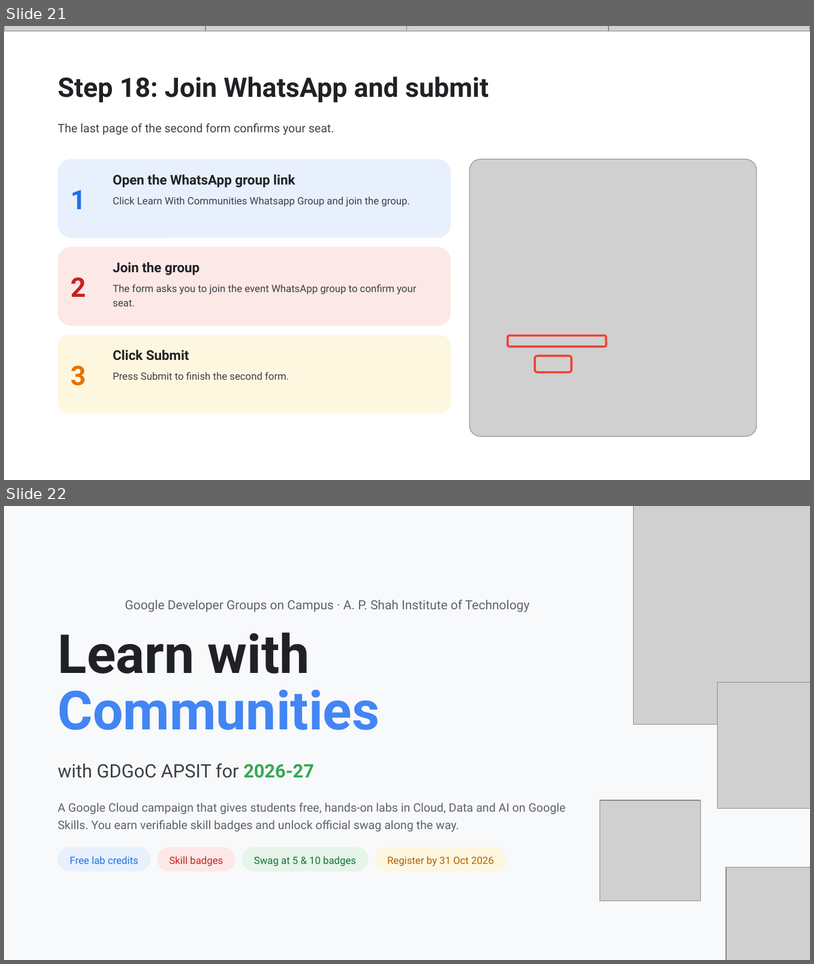
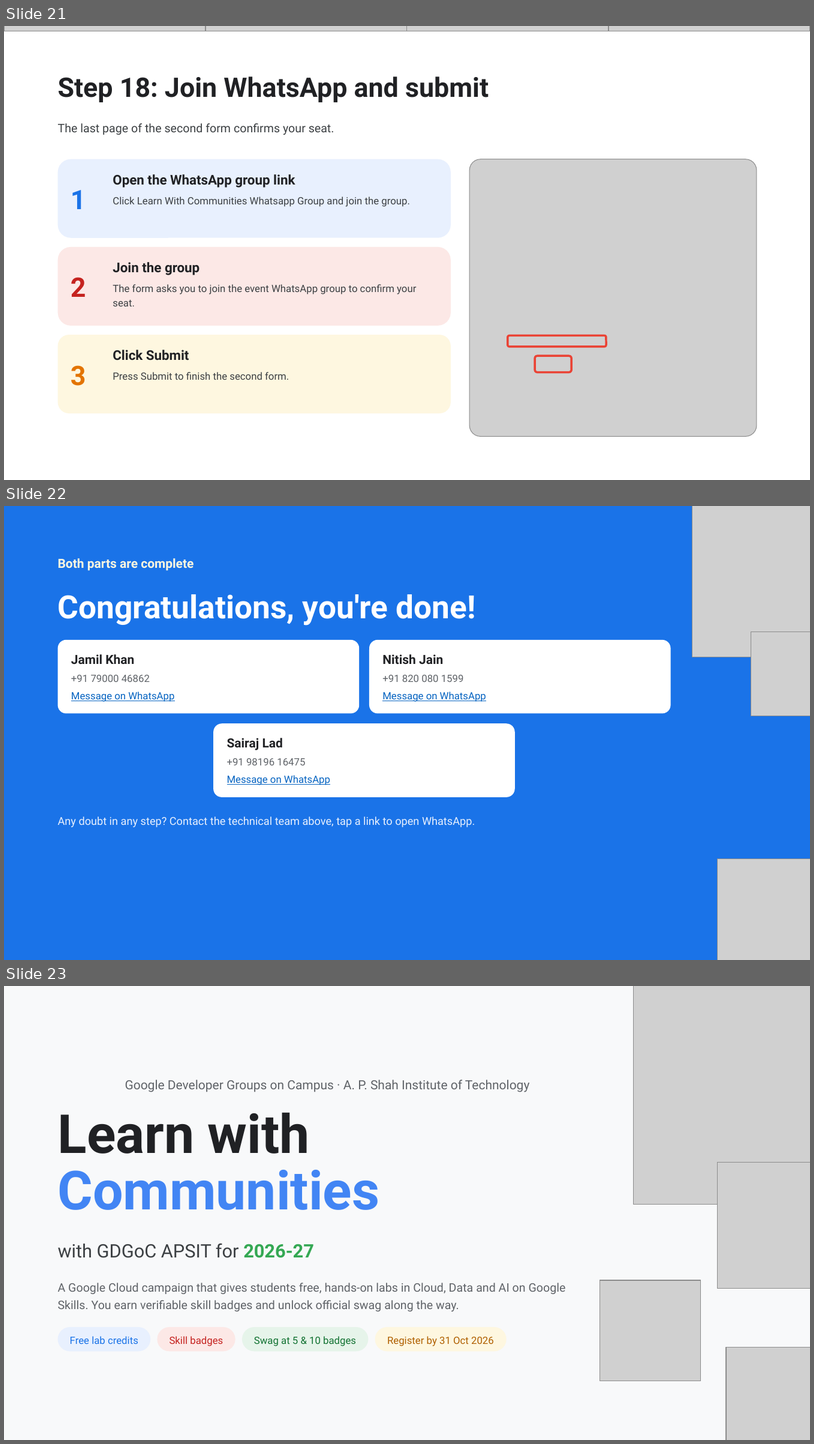
Before and after one commit to Viverun/Realism_Grade, a slide deck: Skill_Boost_Registration_Guide.pptx. Shown one above the other, each under a label of ours: slides 21 and 22 before the commit, slides 21, 22 and 23 after it. The pictures are 814x964 and 814x1444 pixels, drawn with LibreOffice and Linux fonts; fonts in the diff are those of the drawing; grey boxes stand for pictures; background and template pictures are left out. Boxes give left, top, right and bottom in pixels: in the first picture for what was removed or moved away, otherwise in the second. Text is boxed around its words. In the diff, an @@ line names an element or a change of style, - is before the commit and + after.

```diff
--- a/Skill_Boost_Registration_Guide.pptx
+++ b/Skill_Boost_Registration_Guide.pptx
@@ slide 22 added at [4,506,810,960], background #1A73E8 @@
@@ picture added at [693,506,810,657] @@
@@ text added at [58,558,194,571], 15 pt, text #FEF7E0, bold @@
+Both parts are complete
@@ title added at [58,594,476,625], 38 pt, text #FFFFFF, bold @@
+Congratulations, you're done!
@@ rounded rectangle added at [58,640,360,714], fill #FFFFFF @@
@@ rounded rectangle added at [369,640,671,714], fill #FFFFFF @@
@@ picture added at [752,632,810,716] @@
@@ text added at [71,654,134,664], 15 pt, text #202124, bold @@
+Jamil Khan
@@ text added at [383,654,443,664], 15 pt, text #202124, bold @@
+Nitish Jain
@@ text added at [71,675,150,682], 12 pt, text #5F6368 @@
++91 79000 46862
@@ text added at [383,675,464,682], 12 pt, text #5F6368 @@
++91 820 080 1599
@@ text added at [71,691,174,702], 12 pt, text #0563C1, underline @@
+Message on WhatsApp
@@ text added at [383,691,486,702], 12 pt, text #0563C1, underline @@
+Message on WhatsApp
@@ rounded rectangle added at [213,723,515,797], fill #FFFFFF @@
@@ text added at [227,738,283,750], 15 pt, text #202124, bold @@
+Sairaj Lad
@@ text added at [227,758,305,765], 12 pt, text #5F6368 @@
++91 98196 16475
@@ text added at [227,775,330,785], 12 pt, text #0563C1, underline @@
+Message on WhatsApp
@@ text added at [58,816,475,827], 13 pt, text #E8F0FE @@
+Any doubt in any step? Contact the technical team above, tap a link to open WhatsApp.
@@ picture added at [719,859,810,960] @@
@@ what was slide 22 is now slide 23 @@
```
